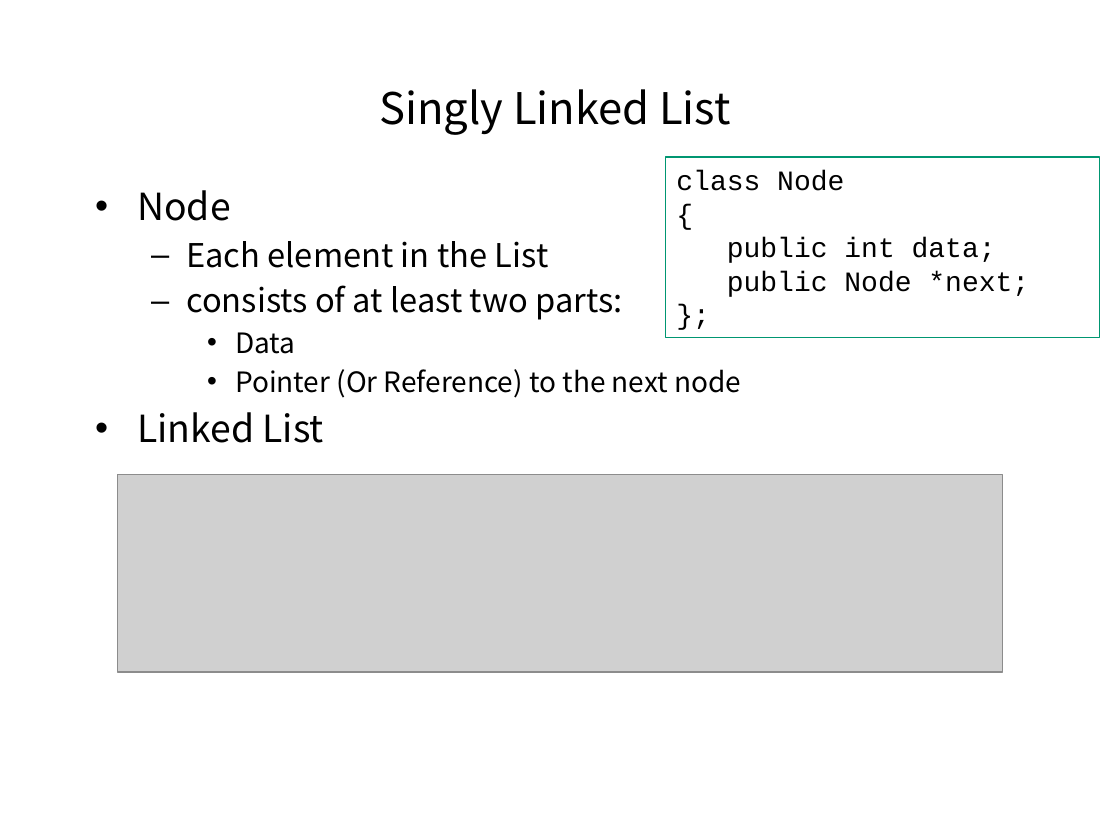
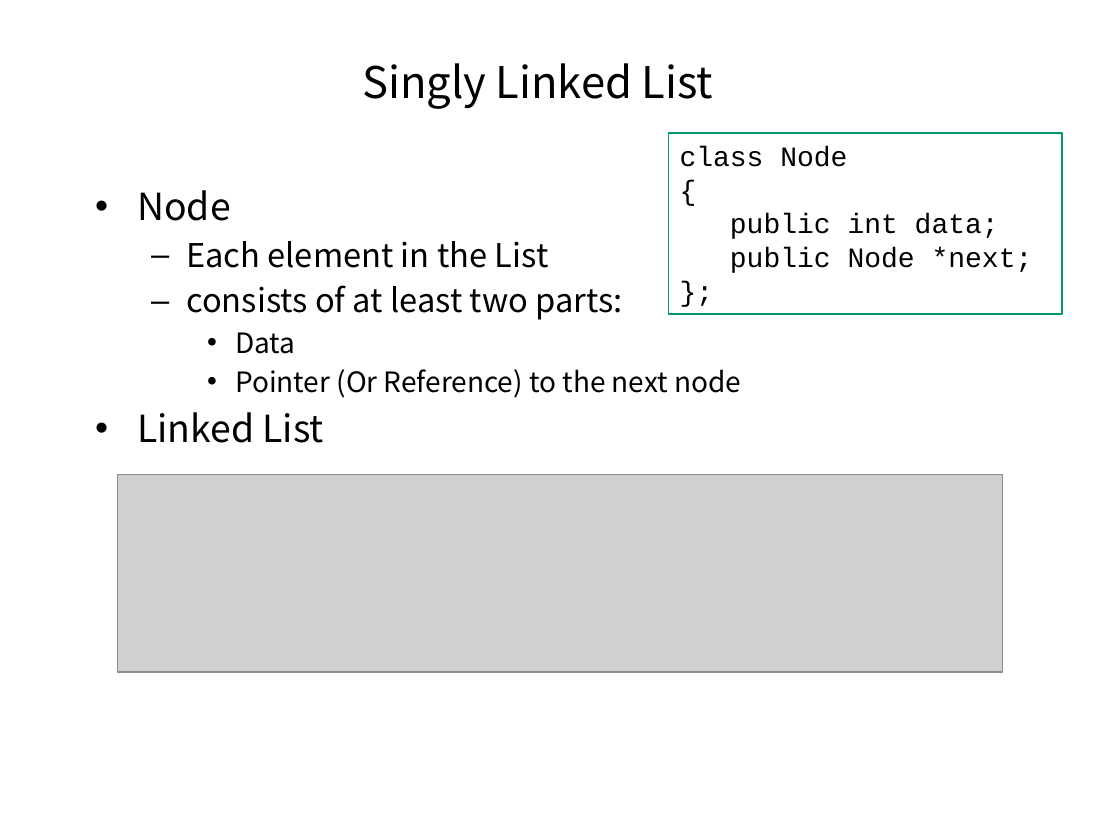
Before and after one commit to pankajfri/Training-Materials, a slide deck: slide 6 of Objected Oriented Programming Concepts Using C++ & Data Structures/Data Structures.pptx (slide 5 before the commit). Drawn at 1120x840 pixels with LibreOffice and Linux fonts; fonts in the diff are those of the drawing; grey boxes stand for pictures; background and template pictures are left out. Boxes give left, top, right and bottom in pixels: in the first picture for what was removed or moved away, otherwise in the second. Text is boxed around its words. In the diff, an @@ line names an element or a change of style, - is before the commit and + after.

```diff
--- a/Objected Oriented Programming Concepts Using C++ & Data Structures/Data Structures.pptx
+++ b/Objected Oriented Programming Concepts Using C++ & Data Structures/Data Structures.pptx
@@ title "Singly Linked List": place and size @@
-title "Singly Linked List" at (380,89,730,135)
+title "Singly Linked List" at (362,63,713,108)
@@ rectangle "class Node": place and size @@
-rectangle "class Node" at (665,157,1100,337)
+rectangle "class Node" at (669,133,1062,314)
```
Also in this commit, not shown: 4 other slides changed, 1 slide added, 3 other files.
